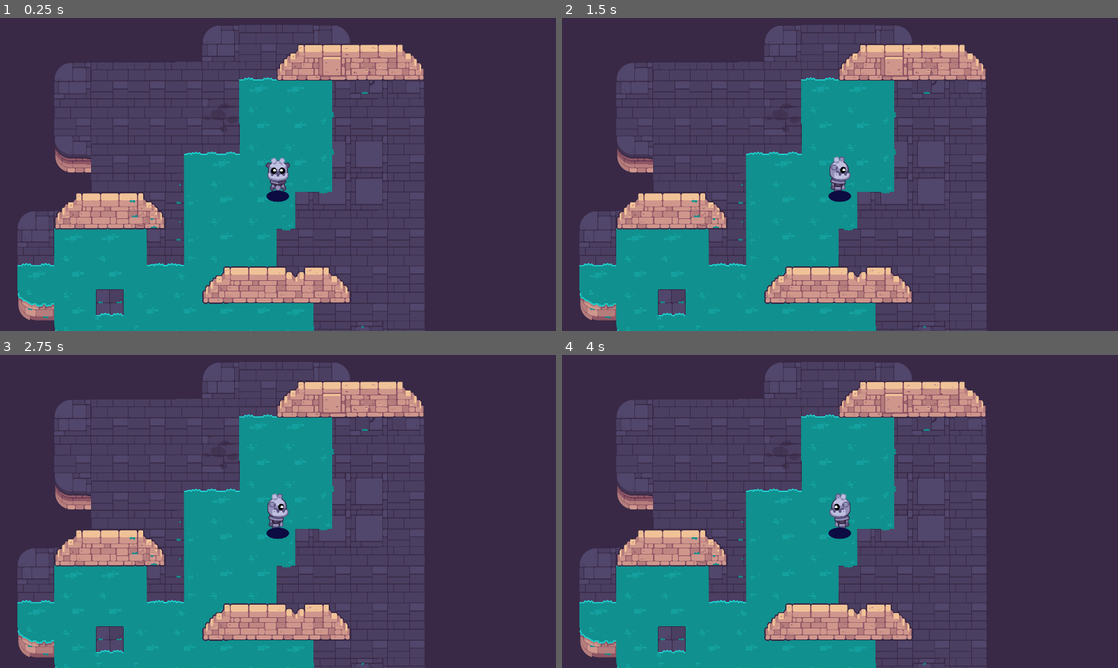
Above: before the commit, frames 1-4 (two rows, left to right).
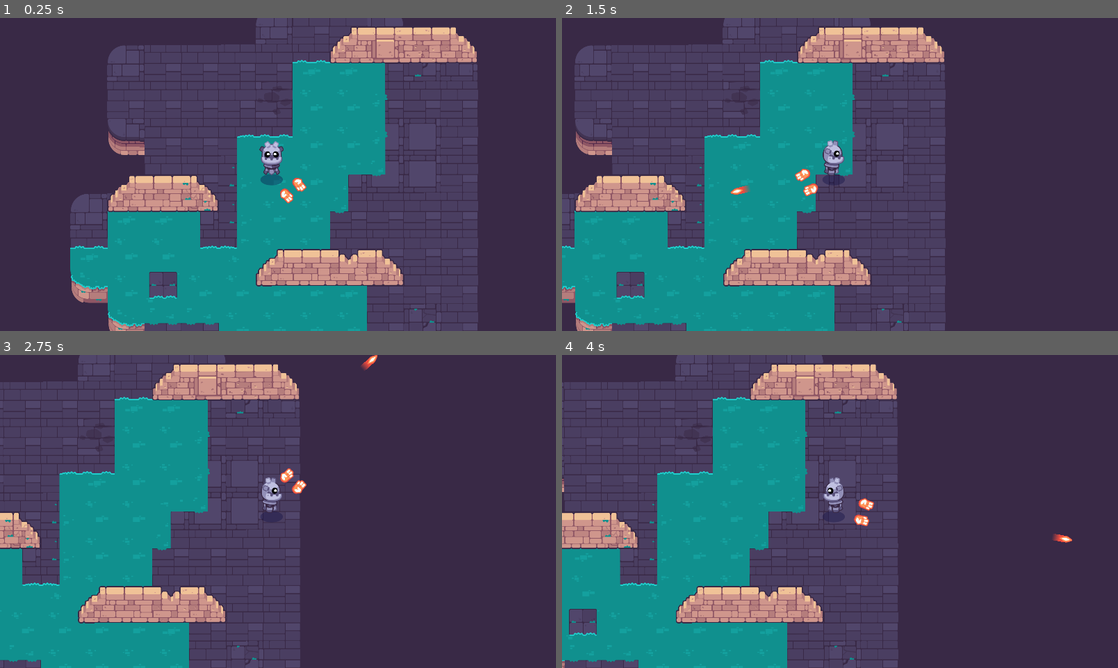
Above: after the commit, the same moments.

Repository: AnOropeza26/Path-of-Sorcerers
Game: Godot game, scene res://Test_Scene.tscn
Same seed, same stepped clock (60 frames per second), same inputs: the game is played once before the commit and once after it. This scene is started directly instead of the project's main scene.
Inputs (mouse positions are in pixels of both pictures, inside the frame that each line leads up to):
- Up to frame 1 (0.25 s): no input
- Up to frame 2 (1.5 s): tap Enter at 0.5 s; move the mouse to (962, 158) at 0.52 s; hold Right (move_right) 0.53-1.25 s; click (962, 158) at 0.6 s; tap Space at 0.77 s; drag from (728, 190) to (812, 237) at 1.27 s
- Up to frame 3 (2.75 s): tap Space at 2 s; move the mouse to (333, 442) at 2.02 s; hold Right (move_right) from 2.03 s (still down); tap Z at 2.1 s; click (333, 442) at 2.3 s
- Up to frame 4 (4 s): release Right (move_right) at 2.75 s; drag from (812, 574) to (673, 464) at 2.77 s; tap Enter at 3.5 s; move the mouse to (1006, 558) at 3.52 s; hold Left (move_left) from 3.53 s (still down); click (1006, 558) at 3.6 s; tap Space at 3.77 s

The runs differ from the first frame. In frame 1, 43% of the frame differs, in the area x 3-86%, y 0-100%; in frame 2, 39%; in frame 3, 57%, in the area x 0-77%, y 0-100%; in frame 4, 54%.

Commit message:
Task 1 L1-L7 Complete

Diff:
--- a/M10.twin_stick_workbook/Test_Scene.tscn
+++ b/M10.twin_stick_workbook/Test_Scene.tscn
@@ -1,11 +1,12 @@
 [gd_scene load_steps=3 format=3 uid="uid://s1syl8x35h1o"]
 
 [ext_resource type="PackedScene" uid="uid://cu2rb5dl4ljte" path="res://levels/rooms/room_a.tscn" id="1_s3vni"]
-[ext_resource type="PackedScene" uid="uid://gl6jhrhu7n5u" path="res://sprite_2d.tscn" id="2_vly20"]
+[ext_resource type="PackedScene" uid="uid://bkcn80q08vndk" path="res://player.tscn" id="2_sxmu7"]
 
 [node name="Test Room" type="Node2D"]
 
 [node name="RoomA" parent="." instance=ExtResource("1_s3vni")]
 position = Vector2(116, -94)
 
-[node name="Sprite2D" parent="RoomA" instance=ExtResource("2_vly20")]
+[node name="Player" parent="." instance=ExtResource("2_sxmu7")]
+position = Vector2(813, 455)
--- /dev/null
+++ b/M10.twin_stick_workbook/bullet.gd
@@ -0,0 +1,21 @@
+class_name Bullet extends Area2D
+
+@export var speed := 750
+
+var max_range := 1000.0
+
+var _traveled_distance = 0.0
+
+
+func _physics_process(delta: float) -> void:
+	var distance := speed * delta
+	var motion := Vector2.RIGHT.rotated(rotation) * distance
+
+	position += motion
+
+	_traveled_distance += distance
+	if _traveled_distance > max_range:
+		_destroy()
+
+func _destroy():
+	queue_free()
--- /dev/null
+++ b/M10.twin_stick_workbook/bullet.tscn
@@ -0,0 +1,24 @@
+[gd_scene load_steps=5 format=3 uid="uid://iul47xbtgpkc"]
+
+[ext_resource type="Script" path="res://bullet.gd" id="1_0wlhb"]
+[ext_resource type="Texture2D" uid="uid://dxe2pniv6kdn4" path="res://weapons/bullets/fire_trail.png" id="2_t7t0p"]
+[ext_resource type="Texture2D" uid="uid://bgn8fvhkjniwn" path="res://weapons/bullets/fire.png" id="3_t2q03"]
+
+[sub_resource type="CircleShape2D" id="CircleShape2D_bmp2b"]
+radius = 14.0
+
+[node name="Bullet" type="Area2D"]
+position = Vector2(691, 541)
+script = ExtResource("1_0wlhb")
+
+[node name="FireTrail" type="Sprite2D" parent="."]
+position = Vector2(-28, -2)
+texture = ExtResource("2_t7t0p")
+
+[node name="Fire" type="Sprite2D" parent="."]
+position = Vector2(4, -2)
+texture = ExtResource("3_t2q03")
+
+[node name="CollisionShape2D" type="CollisionShape2D" parent="."]
+position = Vector2(5, 0)
+shape = SubResource("CircleShape2D_bmp2b")
--- a/M10.twin_stick_workbook/player.tscn
+++ b/M10.twin_stick_workbook/player.tscn
@@ -1,9 +1,12 @@
-[gd_scene load_steps=6 format=3 uid="uid://bkcn80q08vndk"]
+[gd_scene load_steps=9 format=3 uid="uid://bkcn80q08vndk"]
 
 [ext_resource type="Script" path="res://player.gd" id="1_8w8g6"]
 [ext_resource type="Texture2D" uid="uid://bw03btxpkxde4" path="res://player/godot_bottom.png" id="2_e3xx7"]
 [ext_resource type="Script" path="res://sprite_2d.gd" id="2_ev2k3"]
 [ext_resource type="PackedScene" path="res://common/shadow.tscn" id="3_kmglh"]
+[ext_resource type="Script" path="res://weapon_pivot.gd" id="5_acnuc"]
+[ext_resource type="PackedScene" uid="uid://b41im42fl121" path="res://weapon.tscn" id="5_s40up"]
+[ext_resource type="Texture2D" uid="uid://dekkcmj408pvt" path="res://player/hand_fire.png" id="6_ovgm1"]
 
 [sub_resource type="CircleShape2D" id="CircleShape2D_bl2re"]
 radius = 22.0227
@@ -22,8 +25,28 @@
 shape = SubResource("CircleShape2D_bl2re")
 one_way_collision_margin = 12.0
 
+[node name="Shadow" parent="." instance=ExtResource("3_kmglh")]
+position = Vector2(-1, 43)
+
 [node name="Camera2D" type="Camera2D" parent="."]
 position = Vector2(21, 25)
 
-[node name="Shadow" parent="." instance=ExtResource("3_kmglh")]
-position = Vector2(-1, 43)
+[node name="WeaponPivot" type="Node2D" parent="."]
+rotation = -0.0225118
+script = ExtResource("5_acnuc")
+
+[node name="WeaponAnchor" type="Marker2D" parent="WeaponPivot"]
+unique_name_in_owner = true
+rotation = -0.00903286
+
+[node name="Weapon" parent="WeaponPivot/WeaponAnchor" instance=ExtResource("5_s40up")]
+position = Vector2(104.201, -4.71592)
+
+[node name="HandLeft" type="Sprite2D" parent="WeaponPivot/WeaponAnchor"]
+position = Vector2(108.082, -32.6074)
+texture = ExtResource("6_ovgm1")
+
+[node name="HandRight" type="Sprite2D" parent="WeaponPivot/WeaponAnchor"]
+position = Vector2(109.251, 25.4584)
+texture = ExtResource("6_ovgm1")
+flip_v = true
--- a/M10.twin_stick_workbook/project.godot
+++ b/M10.twin_stick_workbook/project.godot
@@ -96,6 +96,31 @@
 , Object(InputEventKey,"resource_local_to_scene":false,"resource_name":"","device":-1,"window_id":0,"alt_pressed":false …(183 unchanged characters)…
 ]
 }
+shoot={
+"deadzone": 0.5,
+"events": [Object(InputEventMouseButton,"resource_local_to_scene":false,"resource_name":"","device":-1,"window_id":0,"alt_pressed":false,"shift_pressed":false,"ctrl_pressed":false,"meta_pressed":false,"button_mask":1,"position":Vector2(357, 42),"global_position":Vector2(376, 133),"factor":1.0,"button_index":1,"canceled":false,"pressed":true,"double_click":false,"script":null)
+]
+}
+aim_left={
+"deadzone": 0.5,
+"events": [Object(InputEventJoypadButton,"resource_local_to_scene":false,"resource_name":"","device":-1,"button_index":2,"pressure":0.0,"pressed":false,"script":null)
+]
+}
+aim_right={
+"deadzone": 0.5,
+"events": [Object(InputEventJoypadButton,"resource_local_to_scene":false,"resource_name":"","device":-1,"button_index":1,"pressure":0.0,"pressed":false,"script":null)
+]
+}
+aim_up={
+"deadzone": 0.5,
+"events": [Object(InputEventJoypadButton,"resource_local_to_scene":false,"resource_name":"","device":-1,"button_index":3,"pressure":0.0,"pressed":false,"script":null)
+]
+}
+aim_down={
+"deadzone": 0.5,
+"events": [Object(InputEventJoypadButton,"resource_local_to_scene":false,"resource_name":"","device":-1,"button_index":0,"pressure":0.0,"pressed":false,"script":null)
+]
+}
 
 [layer_names]
 
--- /dev/null
+++ b/M10.twin_stick_workbook/weapon.gd
@@ -0,0 +1,26 @@
+class_name Weapon extends Node2D
+
+@export var bullet_scene: PackedScene = preload("res://bullet.tscn")
+
+
+@export_range(0.0, 360.0, 1.0, "radians_as_degrees") var random_angle := PI / 12.0
+
+@export_range(100.0, 2000.0, 1.0) var max_range := 2000.0
+
+@export_range(100.0, 3000.0, 1.0) var max_bullet_speed := 1500.0
+
+func _process(delta: float) -> void:
+	if Input.is_action_just_pressed("shoot"):
+		shoot()
+
+
+func shoot() -> void:
+	var bullet: Node = bullet_scene.instantiate()
+	get_tree().current_scene.add_child(bullet)
+
+
+	bullet.global_position = global_position
+	bullet.global_rotation = global_rotation
+	bullet.max_range = max_range
+	bullet.speed = max_bullet_speed
+	bullet.rotation += randf_range(-random_angle / 2.0, random_angle / 2.0)
--- /dev/null
+++ b/M10.twin_stick_workbook/weapon.tscn
@@ -0,0 +1,7 @@
+[gd_scene load_steps=2 format=3 uid="uid://b41im42fl121"]
+
+[ext_resource type="Script" path="res://weapon.gd" id="1_emck8"]
+
+[node name="Weapon" type="Node2D"]
+position = Vector2(759, 419)
+script = ExtResource("1_emck8")
--- /dev/null
+++ b/M10.twin_stick_workbook/weapon_pivot.gd
@@ -0,0 +1,26 @@
+extends Node2D
+
+var is_using_gamepad := false
+
+@onready var _weapon_anchor: Marker2D = %WeaponAnchor
+
+
+func _unhandled_input(event: InputEvent) -> void:
+	if event is InputEventMouseMotion or event is InputEventKey:
+		is_using_gamepad = false
+	elif event is InputEventJoypadButton or event is InputEventJoypadMotion:
+		is_using_gamepad = true
+
+
+func _process(_delta: float) -> void:
+	var aim_direction  := Vector2.ZERO
+	if is_using_gamepad:
+		aim_direction = Input.get_vector("aim_left", "aim_right", "aim_up", "aim_down")
+	else:
+		aim_direction = global_position.direction_to(get_global_mouse_position())
+	if aim_direction.length() > 0.1:
+		rotation = aim_direction.angle()
+
+	z_index = 3
+	if aim_direction.y < 0.0:
+		z_index = 1
